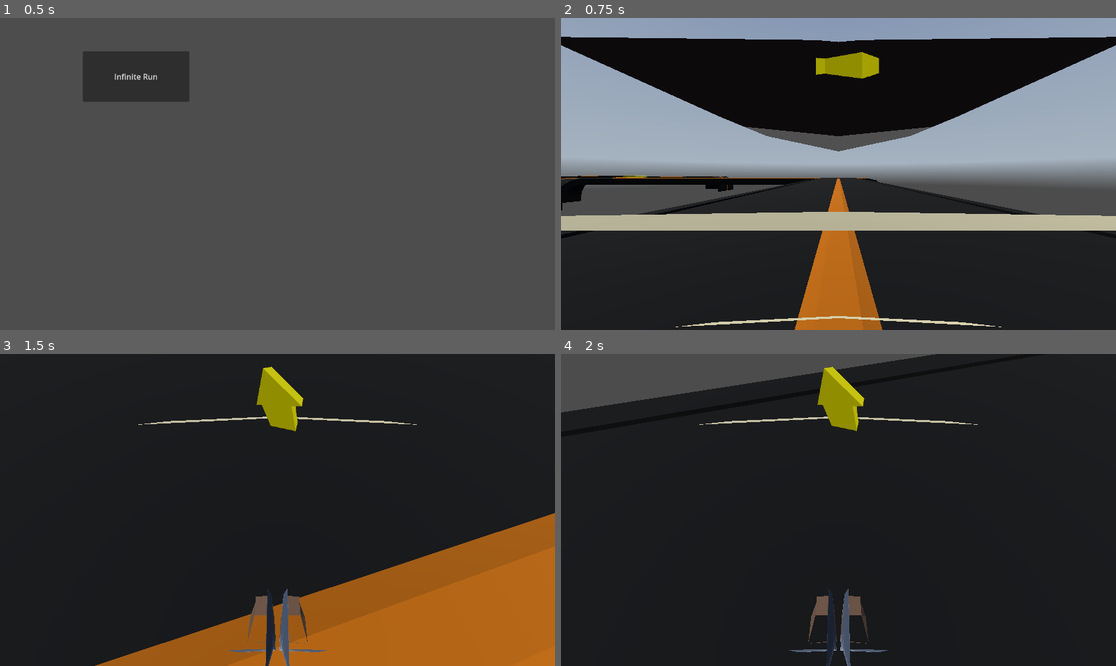
Above: before the commit, frames 1-4 (two rows, left to right).
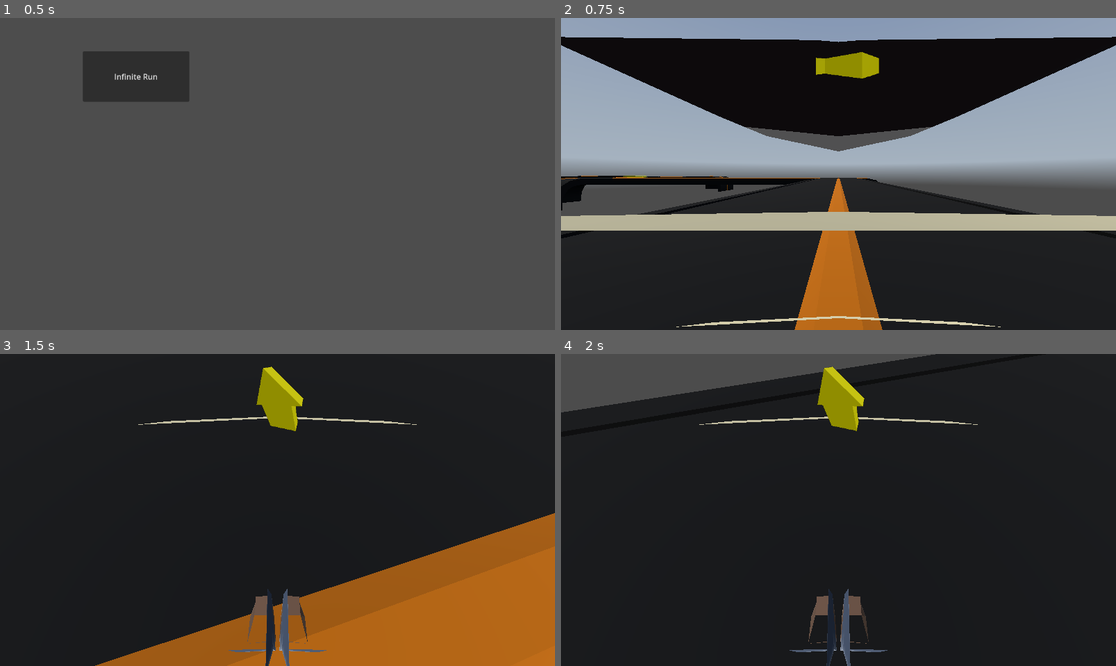
Above: after the commit, the same moments.

Repository: dairycultist/CityZoomer
Game: Godot game, scene res://title.tscn
The game is run twice, just before and just after one commit, with the same random seed, the same clock (stepped at 60 frames per second) and the same inputs. A sky picture missing from this copy of the repository is replaced by a grey-blue gradient.
Inputs (mouse positions are in pixels of both pictures, inside the frame that each line leads up to):
- Up to frame 1 (0.5 s): no input
- Up to frame 2 (0.75 s): click "Infinite Run" at 0.5 s
- Up to frame 3 (1.5 s): tap Enter at 1.25 s; move the mouse to (305, 510) at 1.27 s; hold W (walk_up) from 1.28 s (still down)
- Up to frame 4 (2 s): keep holding W (walk_up); tap Space (jump) at 1.52 s

Frame 1 is identical in both runs. In frame 2, less than 0.1% of the frame differs, in the area x 0-100%, y 6-100%; in frame 3, less than 0.1%; in frame 4, less than 0.1%.

Commit message:
Skeleton weights

Diff:
--- a/player/player.tscn
+++ b/player/player.tscn
@@ -63,4 +63,4 @@
 scene = "res://title.tscn"
 
 [node name="Model" parent="." instance=ExtResource("3_g1dw6")]
-transform = Transform3D(-1, 0, 1.50996e-07, 0, 1, 0, -1.50996e-07, 0, -1, 0, 0, 0)
+transform = Transform3D(-1, 0, 8.74228e-08, 0, 1, 0, -8.74228e-08, 0, -1, 0, 0, 0)
Binary file changed: player/mercenary.fbx
